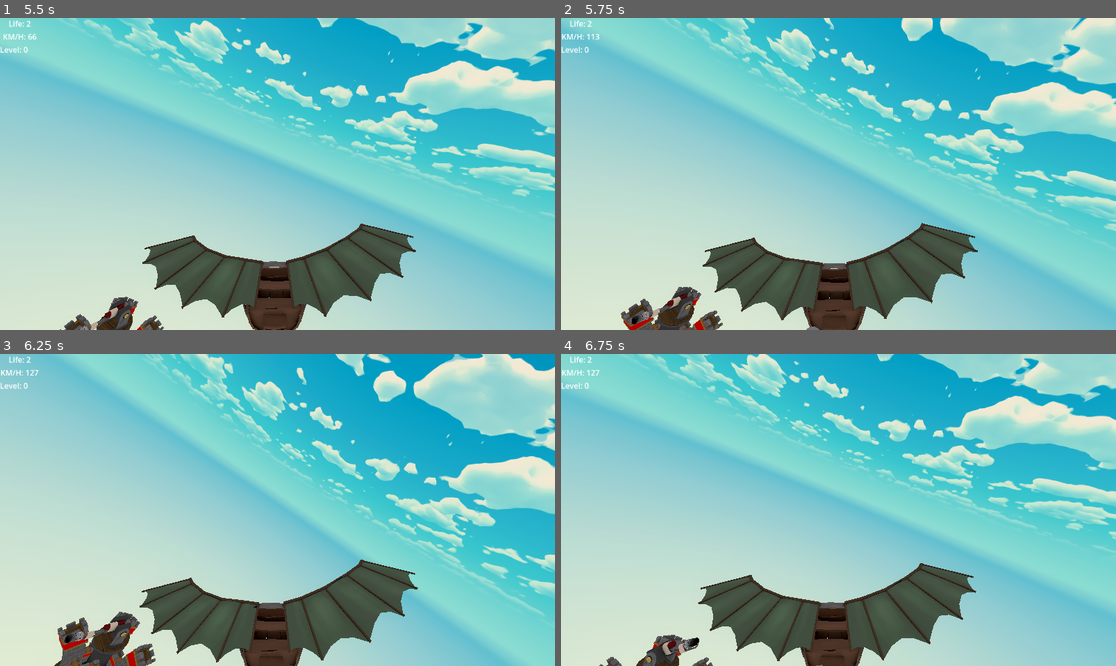
Above: before the commit, frames 1-4 (two rows, left to right).
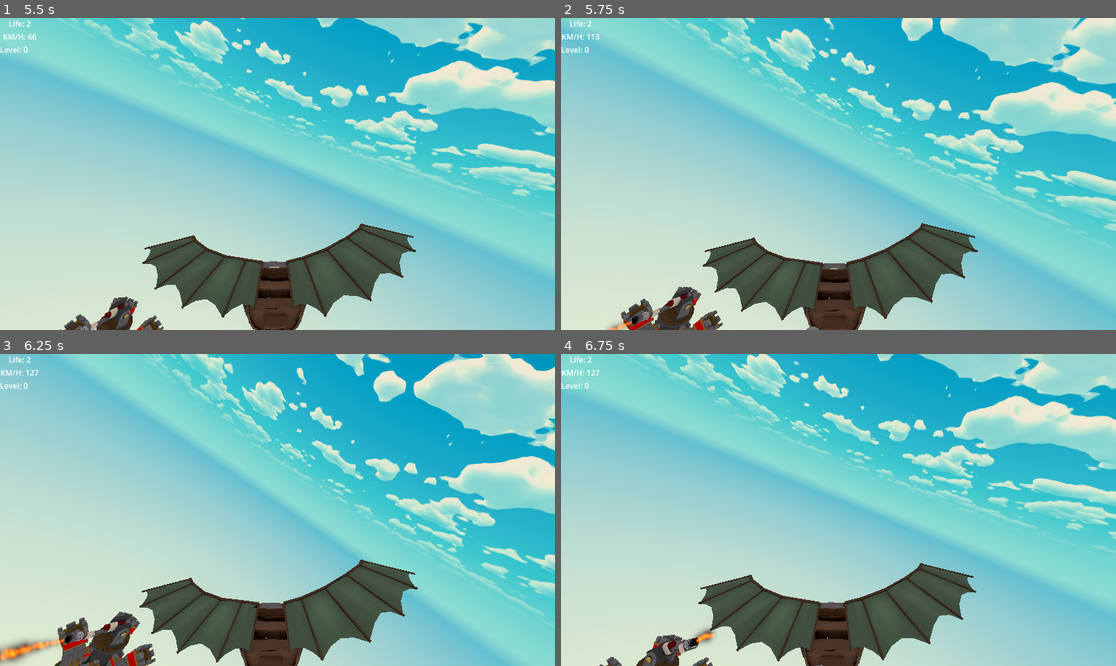
Above: after the commit, the same moments.

Repository: SimDubz/godot_gamejam_01
Game: Godot game, scene res://scenes/main_menu.tscn
Two runs of this game, one before a commit and one after it. Both use one fixed random seed, a clock stepped at 60 frames per second and the inputs below.
Inputs (mouse positions are in pixels of both pictures, inside the frame that each line leads up to):
- Up to frame 1 (5.5 s): click "Play" at 0.5 s; tap Enter (ui_accept) at 1.25, 1.52, 2.27, 3.77, 4.52, 5.27 s; move the mouse to (305, 174) at 1.27 s; hold E (rotate_right) 1.28-2.03 s; move the mouse to (249, 174) at 2.02 s; hold Q (rotate_left) 2.03-2.78 s; move the mouse to (288, 167) at 2.77 s; hold E (rotate_right) 2.78-4.28 s; move the mouse to (271, 180) at 3.52 s; move the mouse to (316, 177) at 4.27 s; hold Q (rotate_left) from 4.28 s (still down); move the mouse to (233, 170) at 5.02 s
- Up to frame 2 (5.75 s): keep holding Q (rotate_left)
- Up to frame 3 (6.25 s): keep holding Q (rotate_left); move the mouse to (283, 510) at 5.77 s
- Up to frame 4 (6.75 s): move the mouse to (816, 503) at 6.52 s; release Q (rotate_left) at 6.53 s; hold E (rotate_right) from 6.53 s (still down)

Frame 1 is identical in both runs. In frame 2, less than 0.1% of the frame differs, in the area x 8-13%, y 97-100%; in frame 3, 0.6%, in the area x 0-12%, y 91-100%; in frame 4, 0.1%.

Commit message:
Fixed projectile

Diff:
--- a/assets/castle_ballista.tscn
+++ b/assets/castle_ballista.tscn
@@ -17,3 +17,6 @@
 
 [node name="SM_arrow" parent="ballista" index="0"]
 surface_material_override/0 = SubResource("ShaderMaterial_0oe41")
+
+[node name="edge" type="Marker3D" parent="ballista/SM_arrow" index="0" groups=["edge"]]
+transform = Transform3D(1, 0, 0, 0, 1, 0, 0, 0, 1, 0, 0, 35.9327)
--- a/assets/castle_canon.tscn
+++ b/assets/castle_canon.tscn
@@ -14,3 +14,6 @@
 
 [node name="canon" parent="." index="0"]
 surface_material_override/0 = SubResource("ShaderMaterial_062es")
+
+[node name="edge" type="Marker3D" parent="canon" index="0" groups=["edge"]]
+transform = Transform3D(1, 0, 0, 0, 1, 0, 0, 0, 1, 0, 0, 23.6957)
--- a/assets/castle_flamethrower.tscn
+++ b/assets/castle_flamethrower.tscn
@@ -1,8 +1,9 @@
-[gd_scene load_steps=5 format=3 uid="uid://bcb463y6pp1vu"]
+[gd_scene load_steps=6 format=3 uid="uid://bcb463y6pp1vu"]
 
 [ext_resource type="PackedScene" uid="uid://bm56nex7ybxh" path="res://arts/meshes/castle_flamethrower.glb" id="1_b7svi"]
 [ext_resource type="Shader" path="res://arts/shaders/shader_base.gdshader" id="2_qe4gl"]
 [ext_resource type="Texture2D" uid="uid://btmcn8e7nr6ex" path="res://arts/textures/castle/Flamethrower_basecolor_baked.png" id="3_hn042"]
+[ext_resource type="PackedScene" uid="uid://dl8tkhe4y0yuo" path="res://scenes/flame_projectile.tscn" id="4_6khro"]
 
 [sub_resource type="ShaderMaterial" id="ShaderMaterial_cv7vb"]
 render_priority = 0
@@ -14,3 +15,8 @@
 
 [node name="flamethrower" parent="." index="0"]
 surface_material_override/0 = SubResource("ShaderMaterial_cv7vb")
+
+[node name="edge" type="Marker3D" parent="flamethrower" index="0" groups=["edge"]]
+transform = Transform3D(1, 0, 0, 0, 1, 0, 0, 0, 1, 0, 0, 34.8763)
+
+[node name="flame_projectile" parent="flamethrower/edge" index="0" instance=ExtResource("4_6khro")]
--- /dev/null
+++ b/scenes/edge.tscn
@@ -0,0 +1,4 @@
+[gd_scene format=3 uid="uid://yvor74x7bjka"]
+
+[node name="Edge" type="Marker3D" groups=["projectile_spawn"]]
+transform = Transform3D(1, 0, 0, 0, 1, 0, 0, 0, 1, 0, 0, 109.524)
--- a/scenes/enemy.tscn
+++ b/scenes/enemy.tscn
@@ -17,9 +17,6 @@
 [node name="castle_base" parent="CharacterModel" instance=ExtResource("2_dcusn")]
 unique_name_in_owner = true
 
-[node name="CanonEdge" type="Marker3D" parent="CharacterModel"]
-transform = Transform3D(1, 0, 0, 0, 1, 0, 0, 0, 1, 0.0695744, 53.0025, 39.5431)
-
 [node name="CollisionShape3D" type="CollisionShape3D" parent="."]
 transform = Transform3D(1, 0, 0, 0, 1, 0, 0, 0, 1, 1.18058, 9.19064, 0.30415)
 shape = SubResource("BoxShape3D_nh8m4")
--- a/scenes/flame_projectile.tscn
+++ b/scenes/flame_projectile.tscn
@@ -19,10 +19,4 @@
 
 [node name="Anchor" type="Node3D" parent="."]
 
-[node name="Timer" type="Timer" parent="."]
-unique_name_in_owner = true
-wait_time = 5.0
-one_shot = true
-
 [connection signal="body_entered" from="." to="." method="_on_body_entered"]
-[connection signal="timeout" from="Timer" to="." method="_on_timer_timeout"]
--- a/scripts/enemy.gd
+++ b/scripts/enemy.gd
@@ -1,9 +1,9 @@
 extends CharacterBody3D
 
 @onready var castle_base: Node3D = $CharacterModel/castle_base
-@onready var canon_edge: Marker3D = $CharacterModel/CanonEdge
 var projectile_scene = preload("res://scenes/projectile.tscn")
 var projectile_flame_scene = preload("res://scenes/flame_projectile.tscn")
+var edge_scene = preload("res://scenes/edge.tscn")
 var plane_in_bounds = false
 
 
@@ -41,22 +41,16 @@
 		var player_position = get_plane_position()
 		var player_velocity = player.velocity
 
+
 		if projectile_type == GameData.WEAPON.CANON or projectile_type == GameData.WEAPON.ARROW:
 
-
 			var projectile = projectile_scene.instantiate()
-			var future_position = get_refined_future_position(player_position, player_velocity, projectile.speed)
-			var direction = (future_position - canon_edge.global_transform.origin).normalized()
+			var future_position = get_refined_future_position(weapon, player_position, player_velocity, projectile.speed)
+			var direction = (future_position - weapon.global_transform.origin).normalized()
 
 			get_tree().root.add_child(projectile)
-			projectile.global_transform.origin = canon_edge.global_transform.origin
+			projectile.global_transform.origin = weapon.global_transform.origin
 			projectile.call("set_properties", direction, projectile_type)
-
-		elif projectile_type == GameData.WEAPON.FIRE:
-
-			var projectile_flame = projectile_flame_scene.instantiate()
-			get_tree().root.add_child(projectile_flame)
-			projectile_flame.global_transform.origin = canon_edge.global_transform.origin
 
 	else:
 		print("Player not found, cannot shoot at plane.")
@@ -85,22 +79,23 @@
 		return player.global_position
 	return Vector3()
 
-func get_refined_future_position(player_position, player_velocity, projectile_speed):
+func get_refined_future_position(weapon, player_position, player_velocity, projectile_speed):
 	""""""
 
-	var initial_prediction = get_future_player_position(player_position, player_velocity, projectile_speed)
+	var initial_prediction = get_future_player_position(weapon, player_position, player_velocity, projectile_speed)
 	# Iterative refinement could go here, for now we use initial prediction
 
 	return initial_prediction
 
 
 func get_future_player_position(
+	weapon: Node3D,
 	player_position: Vector3,
 	player_velocity: Vector3,
 	projectile_speed: float) -> Vector3:
 	""""""
 
-	var distance_to_player = player_position.distance_to(canon_edge.global_transform.origin)
+	var distance_to_player = player_position.distance_to(weapon.global_transform.origin)
 	var time_to_hit = distance_to_player / projectile_speed
 	var future_position = player_position + player_velocity * time_to_hit
 
--- a/scripts/flame_projectile.gd
+++ b/scripts/flame_projectile.gd
@@ -3,8 +3,6 @@
 var projectil_flame_scene = preload("res://arts/vfx/vfx_Flametrower.tscn")
 @onready var anchor: Node3D = $Anchor
 
-func _ready() -> void:
-	%Timer.start()
 
 func _on_body_entered(body: Node3D) -> void:
 	print("Body entered")
Not shown: 2 places in assets/barrel_plane.tscn that only renumber resources
